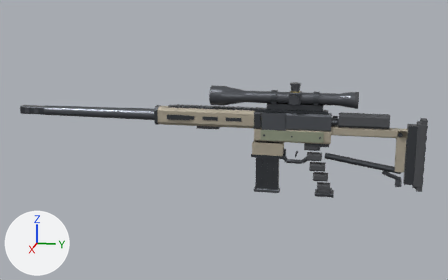
The glTF model aivilo/assets/guns/sniper.glb: old version first, new version second.
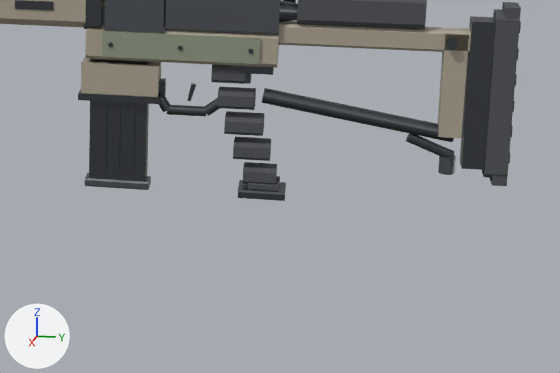
Each version is shown whole from a camera (50 mm lens) standing at (1.762, 0.1, 0.457) and looking at (-0.014, -0.256, 0.013), then close up on the part from 49% to 99% of the width and 42% to 95% of the height. The axes (+X, +Y, +Z) are drawn at lower left. The lights are the same throughout. The last two pictures show the newer version. Vertices at exactly the same position are counted once.

Before the edit, the objects in view are built like this:
```python
me_body = bpy.data.meshes.new('body')
me_body.from_pydata(...)  # 2531 vertices, 4198 faces; spans x -0.06..0.038, y -0.901..0.321, z -0.135..0.193
me_body.materials.append(mat_gunmetal)  # grey #6c7076
me_body.materials.append(mat_dark_steel)  # dark grey #565a5f
me_body.materials.append(mat_bolt_chrome)  # grey #93989f
me_body.materials.append(mat_brass_accent)  # yellow #ddc783
me_body.materials.append(mat_red_accent)  # red #e56e6e
me_body.materials.append(mat_scope_black)  # dark grey #606369
me_body.materials.append(mat_lens_glass)  # cyan #5a8494
me_body.materials.append(mat_rubber_black)  # dark grey #4f5155
me_body.materials.append(mat_chassis_tan)  # grey #afa794
me_body.materials.append(mat_chassis_olive)  # grey #939a84
me_mag = bpy.data.meshes.new('mag')
me_mag.from_pydata(...)  # 120 vertices, 200 faces; spans x -0.013..0.013, y -0.16..-0.084, z -0.135..0.021
# faces by material slot: [112, 28, 60]
me_mag.materials.append(mat_dark_steel)  # dark grey #565a5f
me_mag.materials.append(mat_gunmetal)  # grey #6c7076
me_mag.materials.append(mat_brass_accent)  # yellow #ddc783
ob_body = bpy.data.objects.new('body', me_body)
ob_body.location = (0.0, 0.0, 0.0)
ob_mag = bpy.data.objects.new('mag', me_mag)
ob_mag.location = (0.0, 0.0, 0.0)
```
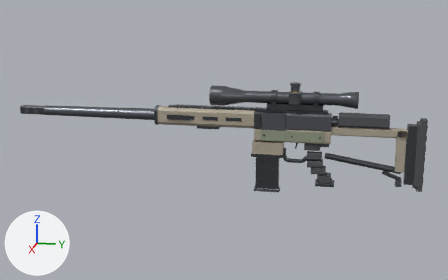
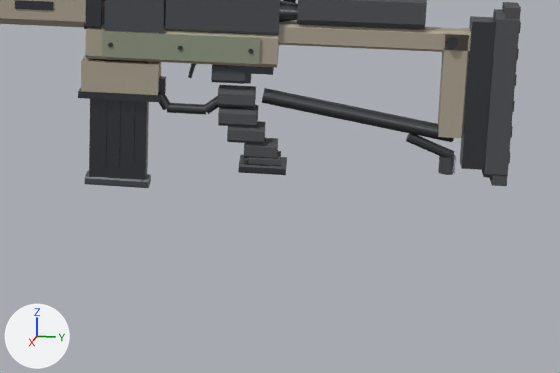
Where the change shows, as pixel boxes [x1, y1, x2, y2] in the close-ups (560 x 373 px; the box of a moved part takes in the faces that stretch with it):
'body', reshaped: before [0, 0, 521, 201]; after [0, 0, 521, 186]
'mag', reshaped: before [85, 59, 151, 190]; after [85, 59, 151, 188]
part 1 of me_body, moved or reshaped: before [78, 89, 161, 104]; after [78, 88, 161, 102]
part 2 of me_body, moved or reshaped: before [159, 78, 166, 97]; after [159, 76, 166, 95]
part 3 of me_body, moved or reshaped: before [204, 98, 220, 116]; after [204, 96, 219, 114]
part 4 of me_body, moved or reshaped: before [159, 96, 206, 116]; after [159, 94, 206, 115]
part 5 of me_body, moved or reshaped: before [188, 83, 196, 101]; after [188, 64, 196, 78]
part 6 of me_body, moved or reshaped: before [238, 180, 286, 201]; after [238, 155, 287, 175]
part 7 of me_body, moved or reshaped: before [217, 87, 256, 110]; after [218, 85, 256, 108]
part 8 of me_body, moved or reshaped: before [224, 111, 264, 136]; after [218, 105, 258, 127]
part 9 of me_body, moved or reshaped: before [233, 137, 271, 161]; after [227, 121, 265, 144]
part 10 of me_body, moved or reshaped: before [243, 162, 277, 184]; after [244, 138, 278, 159]
part 11 of me_body, moved or reshaped: before [248, 176, 280, 191]; after [249, 151, 281, 165]
part 12 of me_body, moved or reshaped: before [81, 56, 161, 97]; after [81, 56, 161, 95]
part 13 of me_mag, moved or reshaped: before [89, 59, 149, 182]; after [89, 59, 149, 180]
part 14 of me_mag, moved or reshaped: before [85, 173, 151, 190]; after [85, 171, 151, 188]

Edits to the bpy script that builds the scene:
```text
Change me_body:
    used by ob_body; location = (0.0, 0.0, 0.0)
    remove me_body.from_pydata(...)  # 2531 vertices, 4198 faces; spans x -0.06..0.038, y -0.901..0.321, z -0.135..0.193
    add me_body.from_pydata(...)  # 2531 vertices, 4198 faces; spans x -0.06..0.035, y -0.901..0.321, z -0.104..0.193
    me_body part 1: the loose piece of 8 vertices spanning x -0.019..0.019, y -0.168..-0.072, z -0.027..-0.019 is moved by (0.0, 0.0, 0.002)
    me_body part 2: the loose piece of 8 vertices spanning x -0.005..0.005, y -0.076..-0.068, z -0.022..-0.002 is moved by (0.0, 0.0, 0.002)
    me_body part 3: the loose piece of 24 vertices spanning x -0.006..0.006, y -0.024..0.014, z -0.043..-0.01 is moved by (0.0, 0.0, 0.002)
    me_body part 4: the loose piece of 46 vertices spanning x -0.006..0.006, y -0.08..-0.02, z -0.044..-0.019 is moved by (0.0, 0.0, 0.002)
    me_body part 5: the loose piece of 16 vertices spanning x -0.003..0.003, y -0.042..-0.032, z -0.026..-0.005 is moved by (0.0, 0.0, 0.028)
    me_body part 6: the loose piece of 16 vertices spanning x -0.021..0.021, y 0.021..0.075, z -0.135..-0.125 is moved by (0.0, 0.0, 0.031)
    me_body part 7: the loose piece of 16 vertices spanning x -0.015..0.015, y -0.006..0.036, z -0.03..-0.01 is moved by (0.0, 0.0, 0.002)
    me_body part 8: the loose piece of 16 vertices spanning x -0.017..0.017, y 0.003..0.047, z -0.06..-0.04 is moved by (0.0, -0.007, 0.01)
    me_body part 9: the loose piece of 16 vertices spanning x -0.016..0.016, y 0.014..0.056, z -0.09..-0.07 is moved by (0.001, -0.007, 0.02)
    me_body part 10: the loose piece of 16 vertices spanning x -0.014..0.014, y 0.026..0.064, z -0.12..-0.1 is moved by (0.0, 0.0, 0.031)
    me_body part 11: the loose piece of 16 vertices spanning x -0.014..0.014, y 0.032..0.068, z -0.135..-0.115 is moved by (0.0, 0.0, 0.031)
    me_body part 12: the loose piece of 8 vertices spanning x -0.017..0.017, y -0.165..-0.075, z -0.027..0.018 is moved by (0.0, 0.0, 0.002)
    other edits to the shape of me_body do not show in these pictures
Change me_mag:
    used by ob_mag; location = (0.0, 0.0, 0.0)
    remove me_mag.from_pydata(...)  # 120 vertices, 200 faces; spans x -0.013..0.013, y -0.16..-0.084, z -0.135..0.021
    add me_mag.from_pydata(...)  # 120 vertices, 200 faces; spans x -0.013..0.013, y -0.16..-0.084, z -0.133..0.023
    me_mag part 13: the loose piece of 16 vertices spanning x -0.011..0.011, y -0.155..-0.088, z -0.13..0.02 is moved by (0.0, 0.0, 0.002)
    me_mag part 14: the loose piece of 16 vertices spanning x -0.013..0.013, y -0.16..-0.084, z -0.135..-0.125 is moved by (0.0, 0.0, 0.002)
    other edits to the shape of me_mag do not show in these pictures
```
